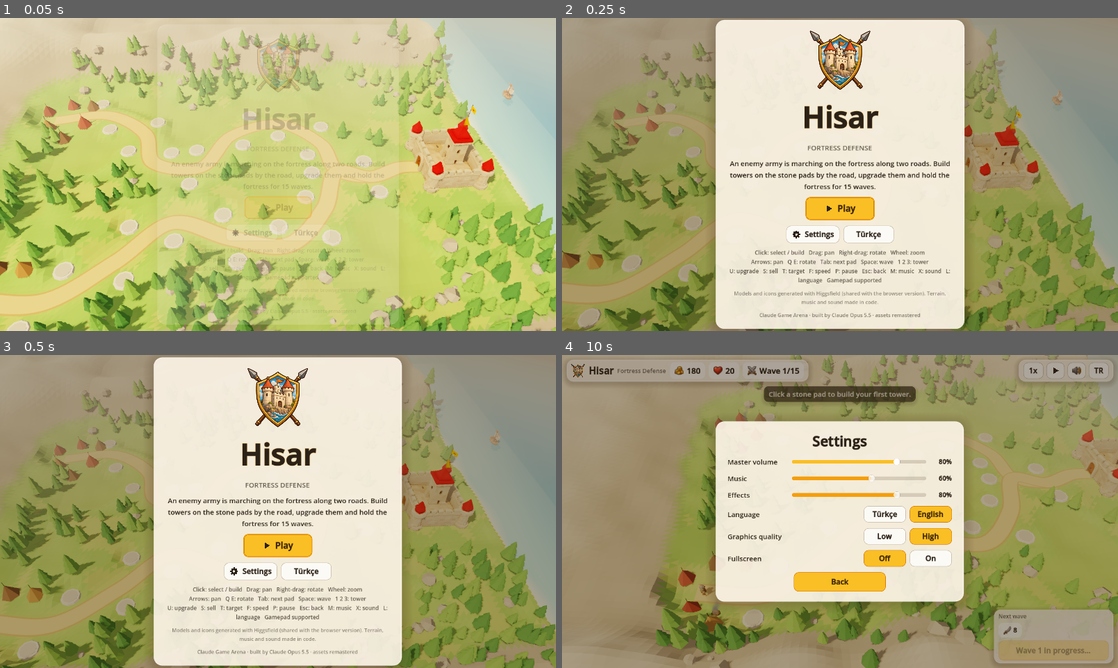
Above: before the commit, frames 1-4 (two rows, left to right).
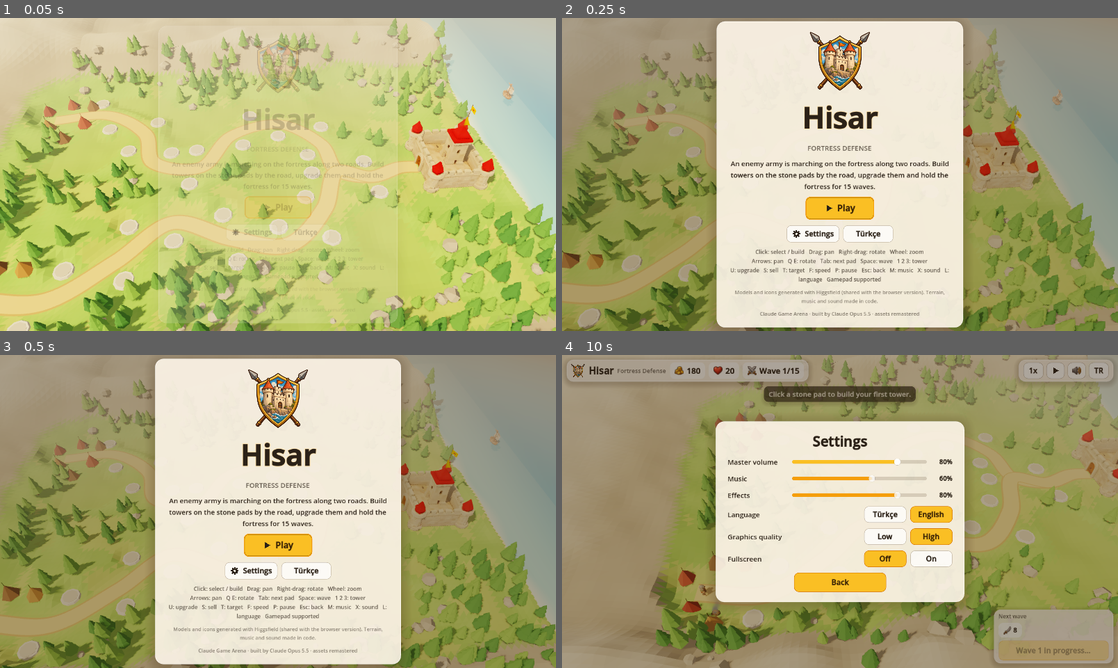
Above: after the commit, the same moments.

Repository: Furkiozknn/hisar-godot
Game: Godot game, scene res://scenes/main.tscn
The game is run twice, just before and just after one commit, with the same random seed, the same clock (stepped at 60 frames per second) and the same inputs.
Inputs (mouse positions are in pixels of both pictures, inside the frame that each line leads up to):
- Up to frame 1 (0.05 s): no input
- Up to frame 2 (0.25 s): no input
- Up to frame 3 (0.5 s): no input
- Up to frame 4 (10 s): click (840, 545) at 0.5 s; click "Wave 1 · Start" at 1.25 s; click "1x" at 2 s; click "2x" at 2.75 s; tap A at 3.5, 8.75, 9.5 s; move the mouse to (962, 495) at 3.52 s; hold U (upgrade) 3.53-4.25 s; tap Down (cam_back) at 3.6 s; click (962, 495) at 3.67 s; drag from (728, 527) to (812, 574) at 4.27 s; move the mouse to (895, 442) at 5.02 s; hold U (upgrade) 5.03-5.75 s; tap Left (cam_left) at 5.1 s; drag from (812, 574) to (673, 464) at 5.77 s; move the mouse to (1006, 558) at 6.52 s; hold Escape (back) 6.53-7.25 s; tap Right (cam_right) at 6.6 s; tap P (pause) at 7.15 s; click "Restart" at 7.25 s; click "Wave 1 · Start" at 8 s; drag from (673, 464) to (756, 433) at 8.77 s; move the mouse to (867, 511) at 9.52 s; hold Escape (back) from 9.53 s (still down); tap Q (cam_rotate_left) at 9.6 s; click (867, 511) at 9.67 s

The runs differ from the first frame. In frame 1, 0.6% of the frame differs, in the area x 28-72%, y 2-98%; in frame 2, 4.7%; in frame 3, 4.8%, in the area x 27-73%, y 0-100%; in frame 4, 1.6%.

Commit message:
fix: toasts under the ram bar, title card fits landscape phones
Co-Authored-By: Claude Opus 5.5 <noreply@anthropic.com>
Claude-Session: https://claude.ai/code/session_014vMYwwQ3htV8WjCni8q7av

Diff:
--- a/scripts/ui/ui.gd
+++ b/scripts/ui/ui.gd
@@ -66,6 +66,10 @@
 var _vig_mat: ShaderMaterial
 var _vig: float = 0.0
 var _dirty: bool = false
+## Top of the toast stack when no boss bar is shown (set by _layout).
+var _toast_top: float = 0.0
+## Card scale that fits a tall card (the title) on short landscape screens.
+var _card_fit: float = 1.0
 
 static var _fonts: Dictionary = {}
 
@@ -441,10 +445,12 @@
 	else:
 		_btn_panel.position = Vector2(v.x - m - _btn_panel.size.x, m)
 	var top_bottom: float = _btn_panel.position.y + _btn_panel.size.y if compact else _stats_panel.position.y + _stats_panel.size.y
-	_toasts.position = Vector2(m, top_bottom + 10.0)
+	_toast_top = top_bottom + 10.0
+	_toasts.position = Vector2(m, _toast_top)
 	_toasts.size = Vector2(v.x - 2.0 * m, 10)
 	_boss.reset_size()
-	_boss.position = Vector2((v.x - _boss.size.x) / 2.0, top_bottom + (54.0 if compact else 10.0))
+	_boss.position = Vector2((v.x - _boss.size.x) / 2.0, top_bottom + 10.0)
+	_place_toasts()
 	_wave_box_inner.vertical = not compact
 	_wave_btn.custom_minimum_size.y = _tap(44.0)
 	_next_lbl.visible = not compact
@@ -490,6 +496,8 @@
 	_card.reset_size()
 	_card.position = (v - _card.size) / 2.0
 	_card.pivot_offset = _card.size / 2.0
+	_card_fit = minf(1.0, (v.y - 16.0) / maxf(_card.size.y, 1.0))
+	_card.scale = Vector2.ONE * _card_fit
 
 
 # ---------------------------------------------------------------- HUD
@@ -536,7 +544,10 @@
 		_refresh_wave_box()
 	_update_wave_button()
 	var b: BattleSim.Enemy = sim.boss()
-	_boss.visible = b != null and not sim.over
+	var boss_on: bool = b != null and not sim.over
+	if boss_on != _boss.visible:
+		_boss.visible = boss_on
+		_place_toasts()
 	_wavebox.visible = not sim.over
 	if b != null:
 		_boss_bar.value = lerpf(_boss_bar.value, b.hp / b.max_hp, 1.0 - exp(-delta * 10.0))
@@ -611,6 +622,11 @@
 			_preview.add_child(chip)
 	_next_lbl.text = Loc.t("next")
 	_dirty = true
+
+
+## The toast stack sits under the top bar, or under the boss bar while a ram is on the road.
+func _place_toasts() -> void:
+	_toasts.position.y = _boss.position.y + _boss.size.y + 6.0 if _boss.visible else _toast_top
 
 
 func clear_toasts() -> void:
@@ -957,14 +973,15 @@
 	if _focus_first != null:
 		_grab_later.call_deferred(_focus_first)
 	if same:
-		_card.scale = Vector2.ONE
+		_card.scale = Vector2.ONE * _card_fit
 		return
 	var tw: Tween = _card.create_tween().set_parallel(true)
 	if not was:
 		_overlay.modulate = Color(1, 1, 1, 0)
 		tw.tween_property(_overlay, "modulate:a", 1.0, 0.25)
-	_card.scale = Vector2(0.93, 0.93)
-	tw.tween_property(_card, "scale", Vector2.ONE, 0.3).set_trans(Tween.TRANS_BACK).set_ease(Tween.EASE_OUT)
+	_card.scale = Vector2.ONE * (0.93 * _card_fit)
+	# the fit can change after this frame's layout, so it is read on every step of the pop-in
+	tw.tween_method(func(k: float) -> void: _card.scale = Vector2.ONE * (k * _card_fit), 0.93, 1.0, 0.3).set_trans(Tween.TRANS_BACK).set_ease(Tween.EASE_OUT)
 
 
 func _grab_later(c: Control) -> void:
